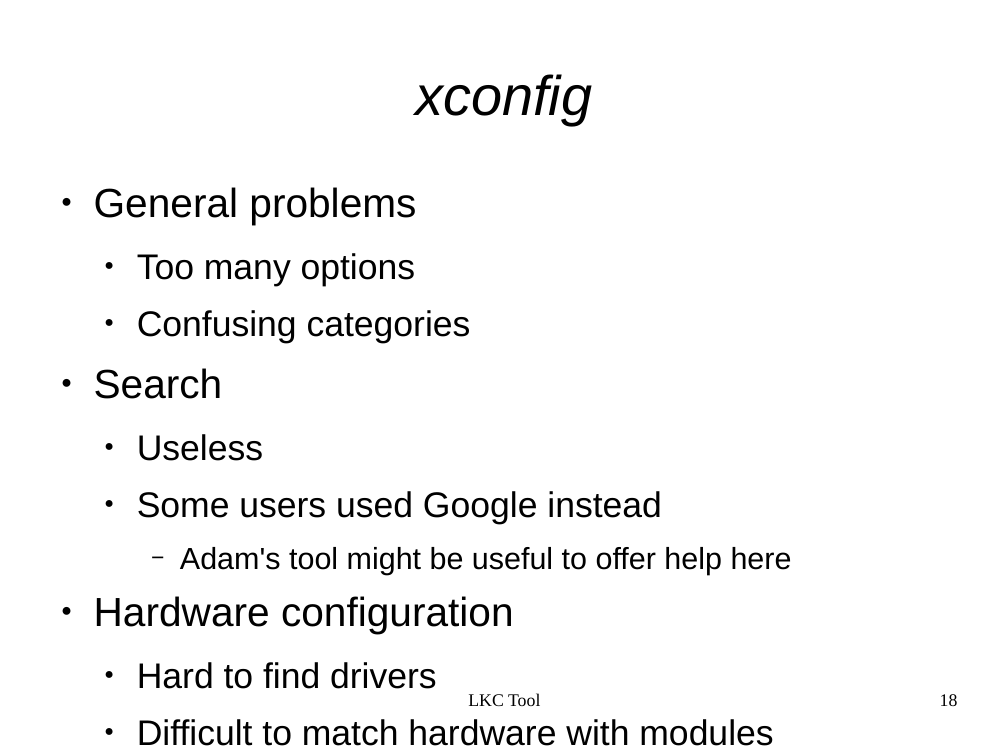
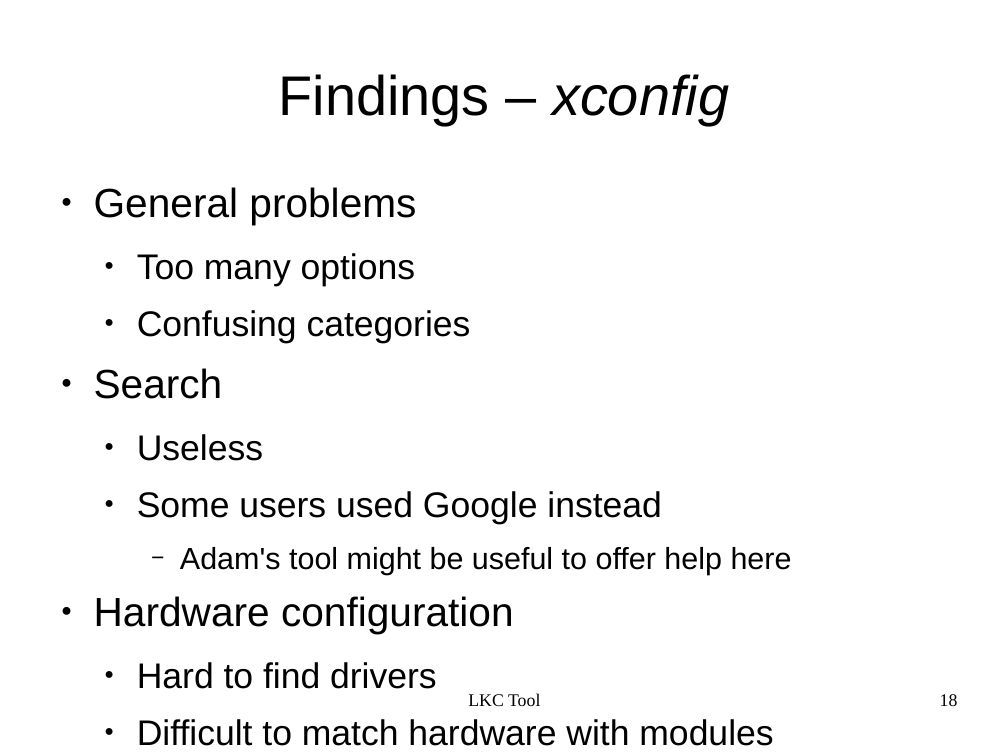
Before and after one commit to kbak/lkc, a slide deck: slide 18 of presentation/lkc.odp. Drawn at 1008x756 pixels with LibreOffice and Linux fonts; fonts in the diff are those of the drawing. Boxes give left, top, right and bottom in pixels: in the first picture for what was removed or moved away, otherwise in the second. Text is boxed around its words. In the diff, an @@ line names an element or a change of style, - is before the commit and + after.

```diff
--- a/presentation/lkc.odp
+++ b/presentation/lkc.odp
@@ title at (279, 74, 729, 125): text changed; italic off @@
-xconfig
+Findings – xconfig
```
Also in this commit, not shown: 5 other slides changed, 1 slide added, 1 other file.
